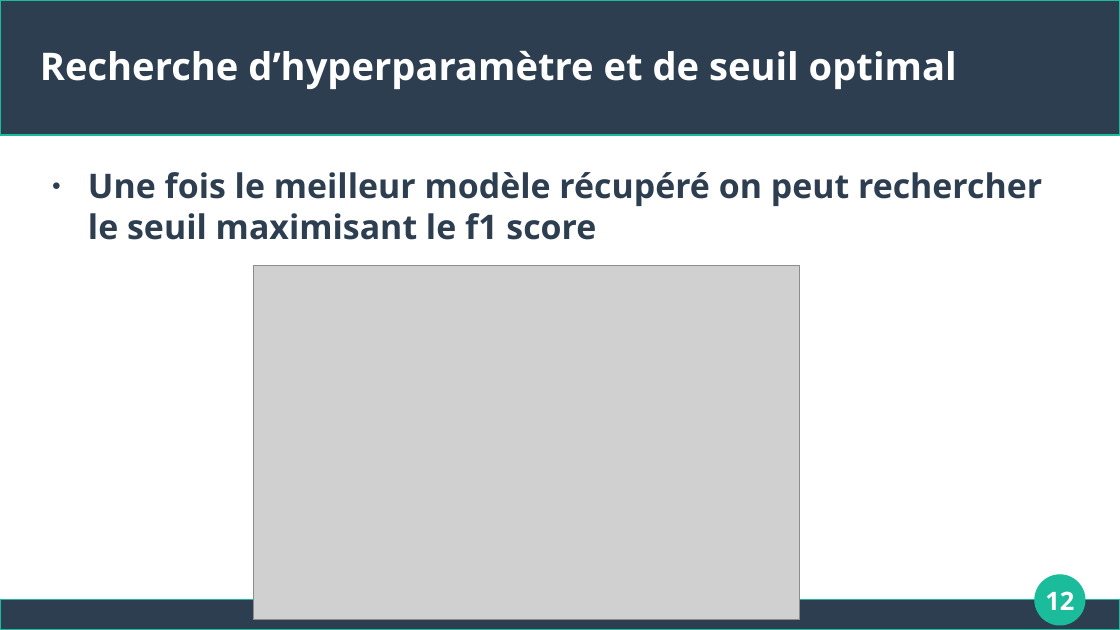
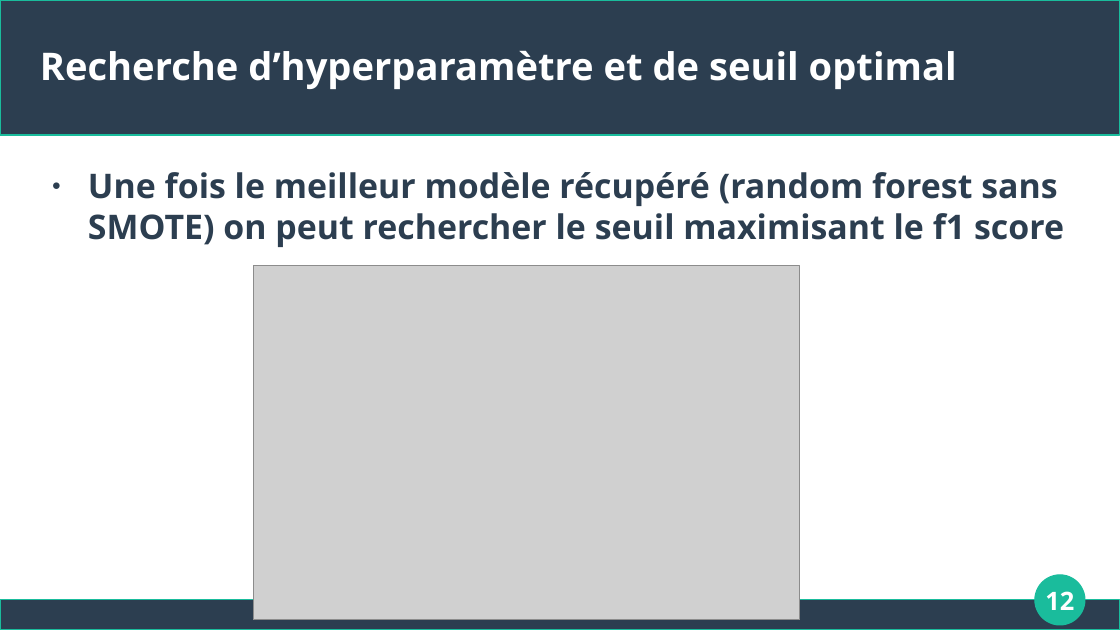
Before and after one commit to Apinsun/Projet4, a slide deck: slide 12 of presentation.odp. Drawn at 1120x630 pixels with LibreOffice and Linux fonts; fonts in the diff are those of the drawing; grey boxes stand for pictures. Boxes give left, top, right and bottom in pixels: in the first picture for what was removed or moved away, otherwise in the second. Text is boxed around its words. In the diff, an @@ line names an element or a change of style, - is before the commit and + after.

```diff
--- a/presentation.odp
+++ b/presentation.odp
@@ text at (88, 172, 1064, 247): text changed @@
-● Une fois le meilleur modèle récupéré on peut rechercher le seuil maximisant le f1 score
+● Une fois le meilleur modèle récupéré (random forest sans SMOTE) on peut rechercher le seuil maximisant le f1 score
```
Also in this commit, not shown: 2 slides added, 1 other file.
